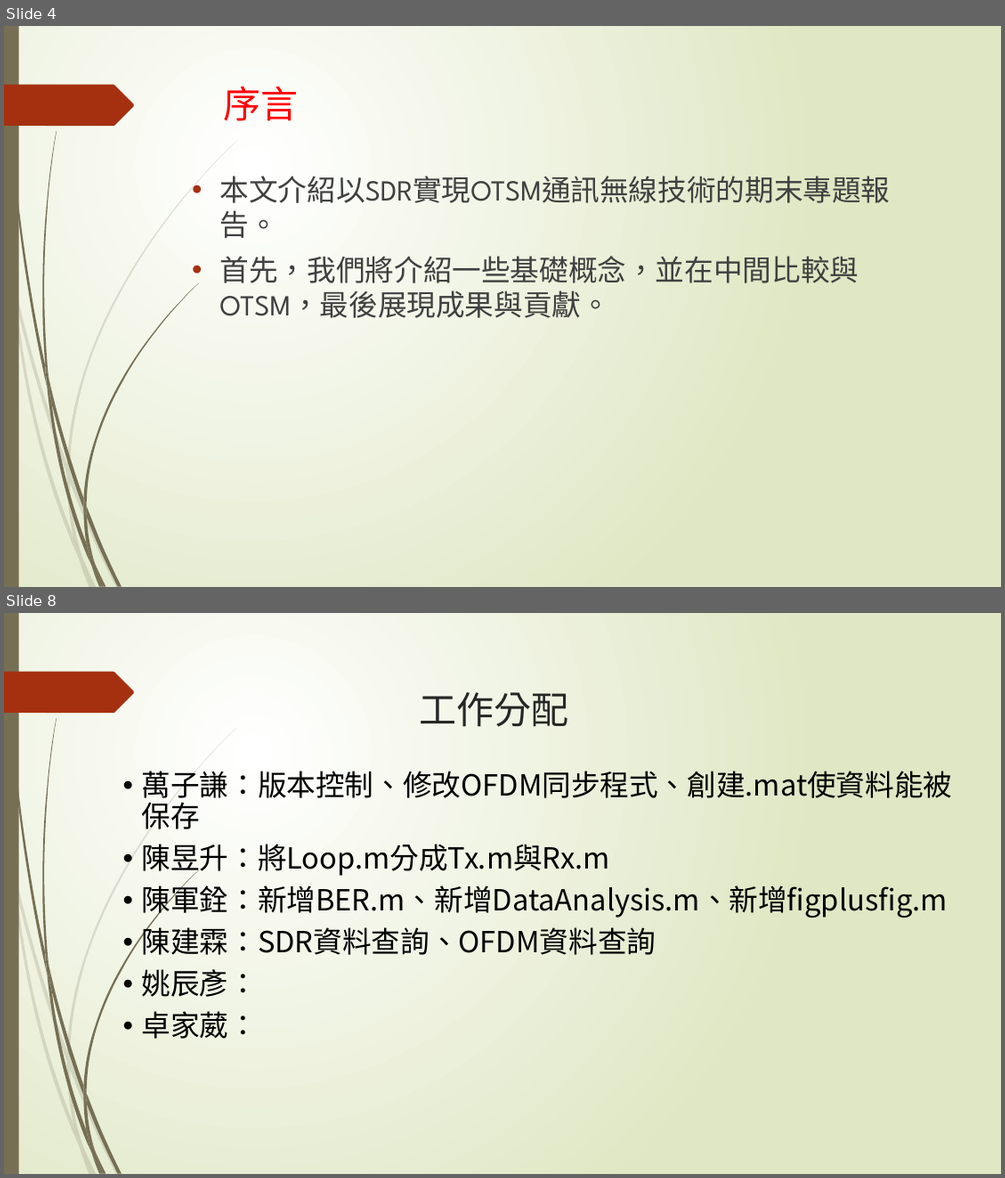
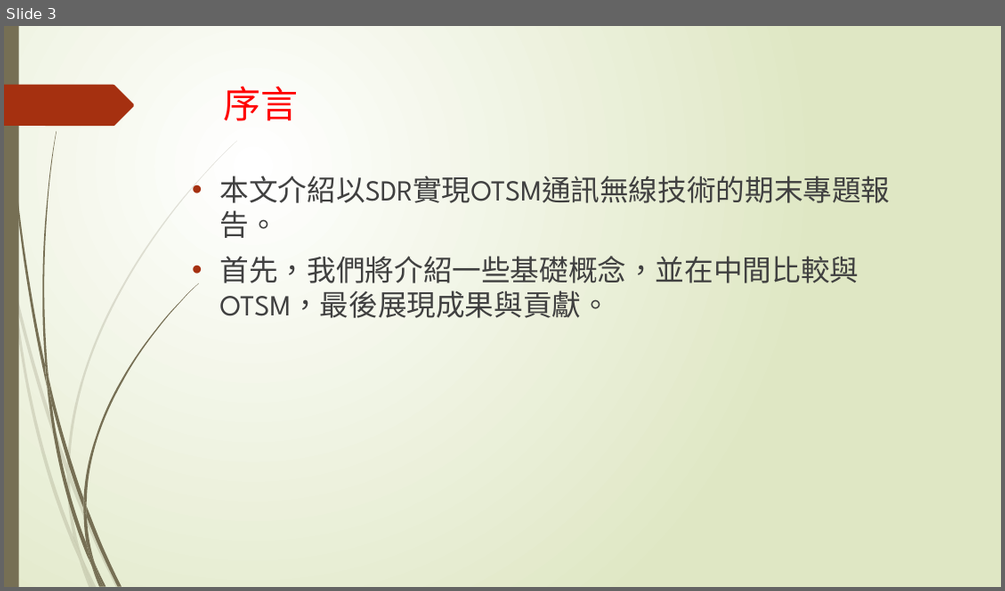
Before and after one commit to NIUWCSP/OTSM, a slide deck: report/專題.pptx. Shown one above the other, each under a label of ours: slides 4 and 8 before the commit, slide 3 after it; the slides between them are not shown. The pictures are 1005x1178 and 1005x591 pixels, drawn with LibreOffice and Linux fonts; fonts in the diff are those of the drawing. Boxes give left, top, right and bottom in pixels: in the first picture for what was removed or moved away, otherwise in the second. Text is boxed around its words. In the diff, an @@ line names an element or a change of style, - is before the commit and + after.

```diff
--- a/report/專題.pptx
+++ b/report/專題.pptx
@@ slide 8 removed at <box>4,613,1001,1174</box>, background gradient #FFFFFF to #DFE8C4; not listed: 24 template elements that a slide beside it also shows @@
@@ title removed at <box>419,692,568,727</box> @@
-工作分配
@@ text removed at <box>142,765,953,1038</box> @@
-• 萬子謙：版本控制、修改OFDM同步程式、創建.mat使資料能被保存
-• 陳昱升：將Loop.m分成Tx.m與Rx.m
-• 陳軍銓：新增BER.m、新增DataAnalysis.m、新增figplusfig.m
-• 陳建霖：SDR資料查詢、OFDM資料查詢
-• 姚辰彥：
-• 卓家葳：
@@ what was slide 4 is now slide 3 @@
```
Also in this commit, not shown: 7 other slides removed, 1 other file.
